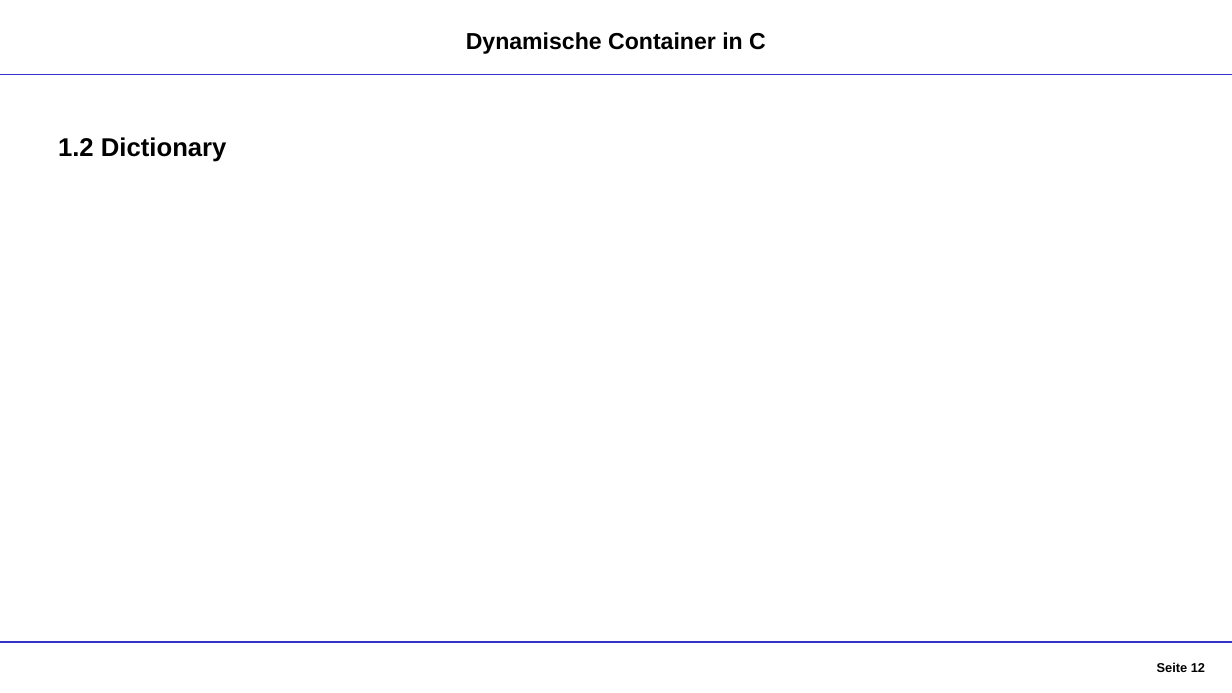
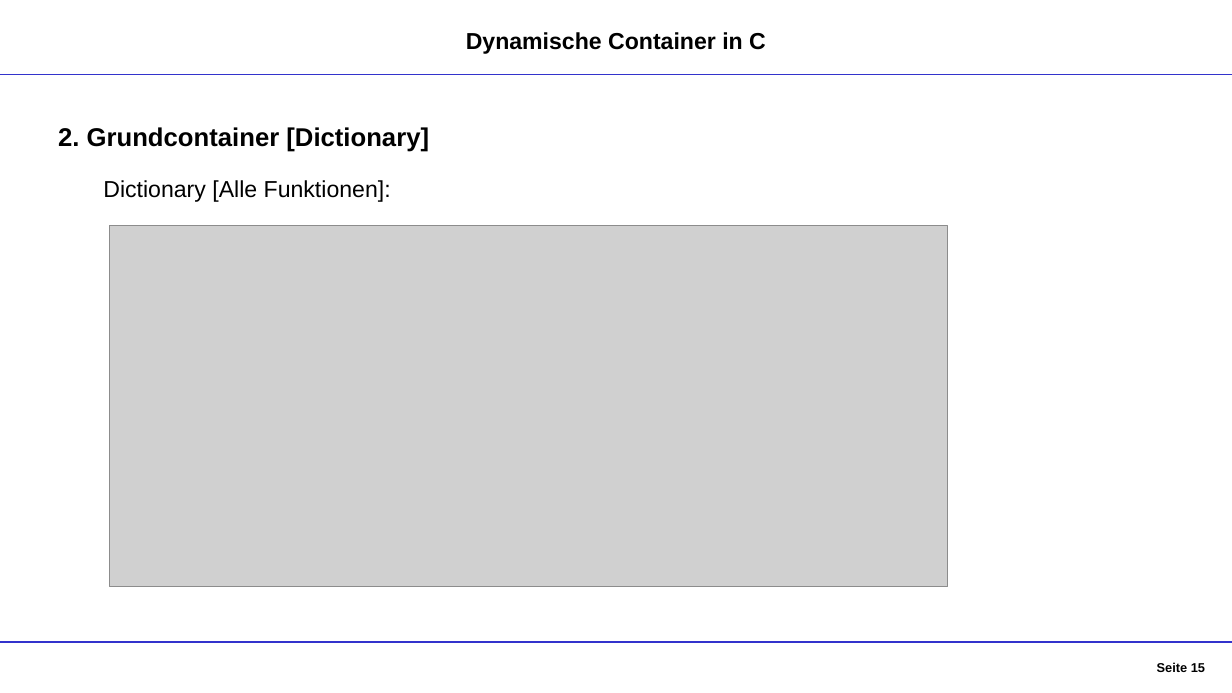
Before and after one commit to DennisGoss99/InPr_DynamicCollections, a slide deck: slide 15 of Dokumentation/Container - Präsentation.pptx (slide 12 before the commit). Drawn at 1232x693 pixels with LibreOffice and Linux fonts; fonts in the diff are those of the drawing; grey boxes stand for pictures. Boxes give left, top, right and bottom in pixels: in the first picture for what was removed or moved away, otherwise in the second. Text is boxed around its words. In the diff, an @@ line names an element or a change of style, - is before the commit and + after.

```diff
--- a/Dokumentation/Container - Präsentation.pptx
+++ b/Dokumentation/Container - Präsentation.pptx
@@ text at bbox=[58, 127, 429, 152]: text changed @@
-1.2 Dictionary
+2. Grundcontainer [Dictionary]
@@ text added at bbox=[103, 180, 391, 202], 18 pt, text #000000 @@
+Dictionary [Alle Funktionen]:
@@ picture added at bbox=[110, 226, 948, 588] @@
@@ page number at bbox=[1157, 662, 1205, 672]: text changed @@
-Seite 12
+Seite 15
```
Also in this commit, not shown: 7 other slides changed, 9 slides added, 2 other files.
